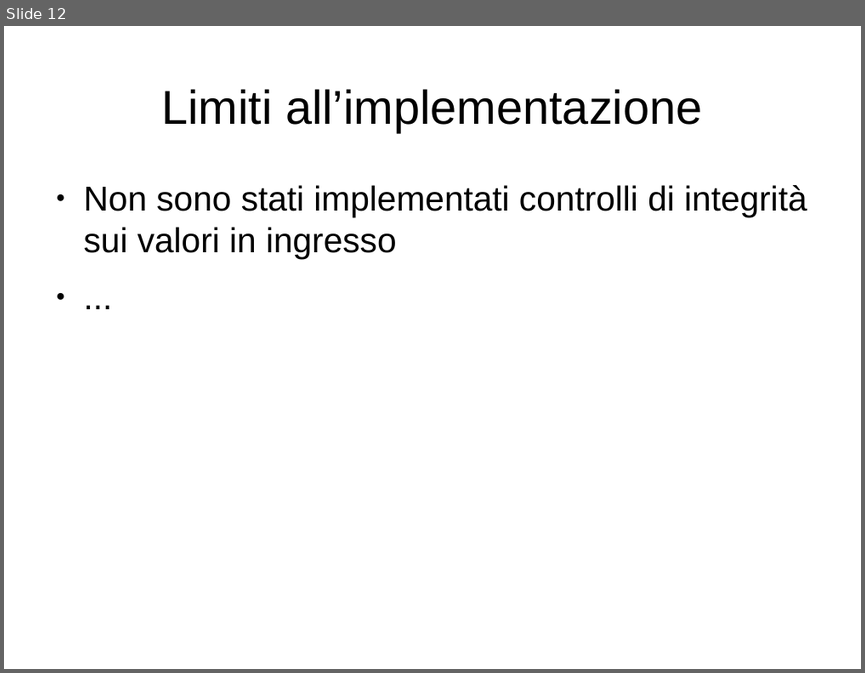
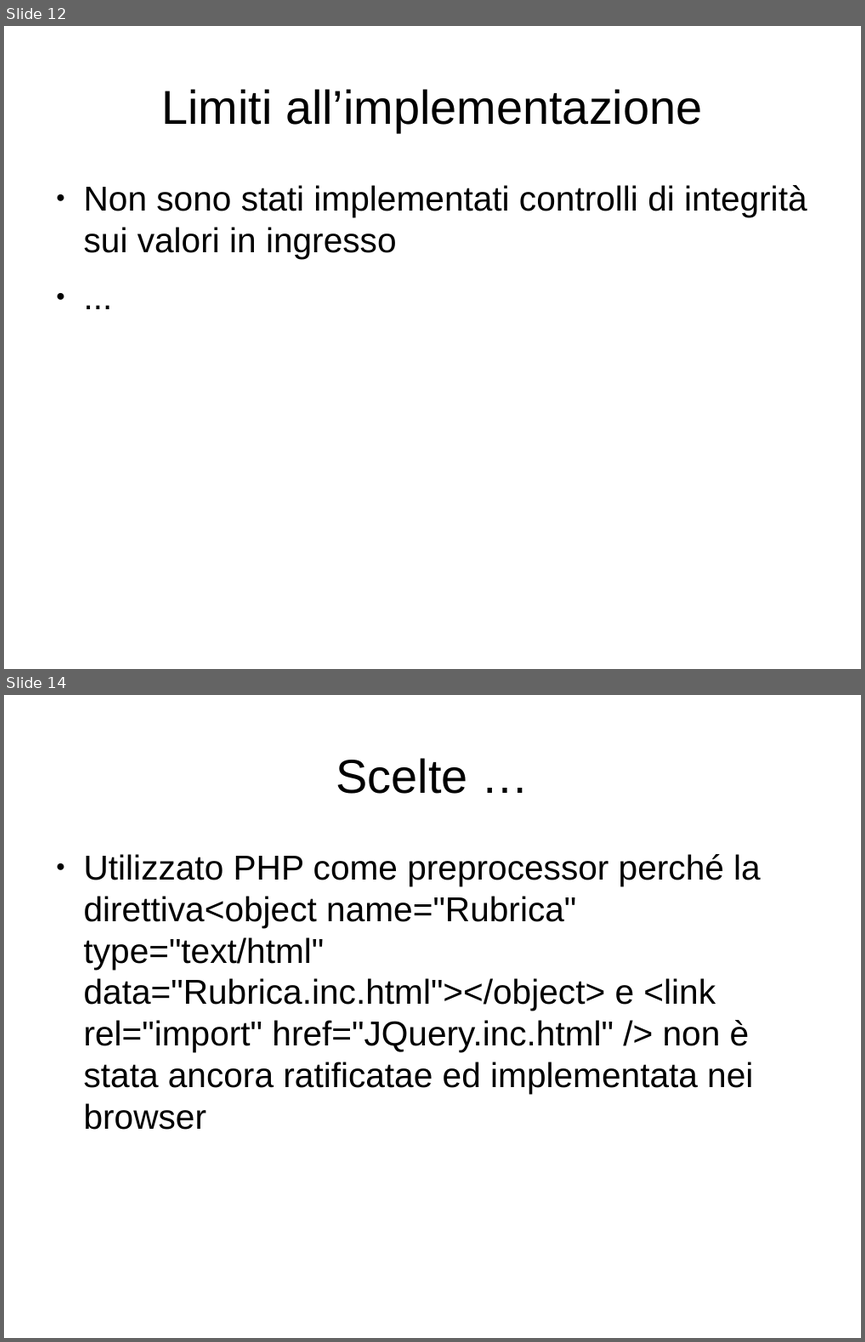
Before and after one commit to UnimibSoftEngCourse1718/progetto-agenda-2-Andy-UNIMIB, a slide deck: doc/Presentazione del Progetto.odp. Shown one above the other, each under a label of ours: slide 12 before the commit, slides 12 and 14 after it; the slides between them are not shown. The pictures are 865x673 and 865x1342 pixels, drawn with LibreOffice and Linux fonts; fonts in the diff are those of the drawing. Boxes give left, top, right and bottom in pixels: in the first picture for what was removed or moved away, otherwise in the second. Text is boxed around its words. In the diff, an @@ line names an element or a change of style, - is before the commit and + after.

Commit message:
aggiunto il componente Rubrica con alcuni dati di prova; aggiornamento doc

```diff
--- a/doc/Presentazione del Progetto.odp
+++ b/doc/Presentazione del Progetto.odp
@@ slide 14 added at (x1=4, y1=695, x2=861, y2=1338), background #FFFFFF @@
@@ title added at (x1=336, y1=758, x2=467, y2=794), 44 pt, text #000000 @@
+Scelte …
@@ text added at (x1=84, y1=854, x2=760, y2=1129), 32 pt, text #000000 @@
+● Utilizzato PHP come preprocessor perché la direttiva<object name="Rubrica" type="text/html" data="Rubrica.inc.html"></object> e <link rel="import" href="JQuery.inc.html" /> non è stata ancora ratificatae ed implementata nei browser
```
Also in this commit, not shown: 1 slide changed, 6 other files.
